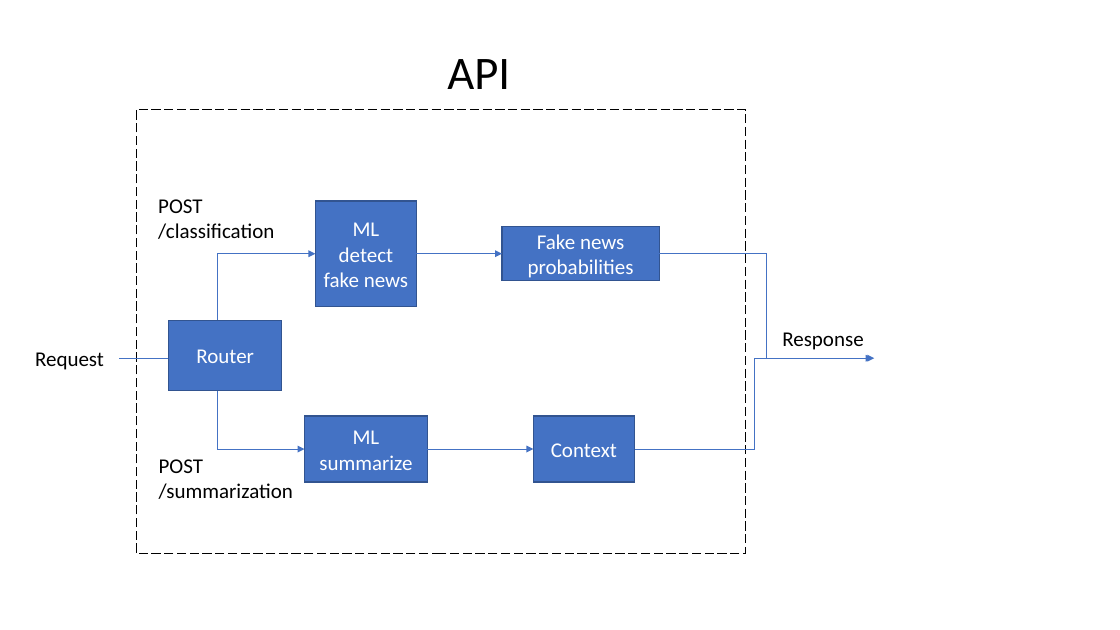
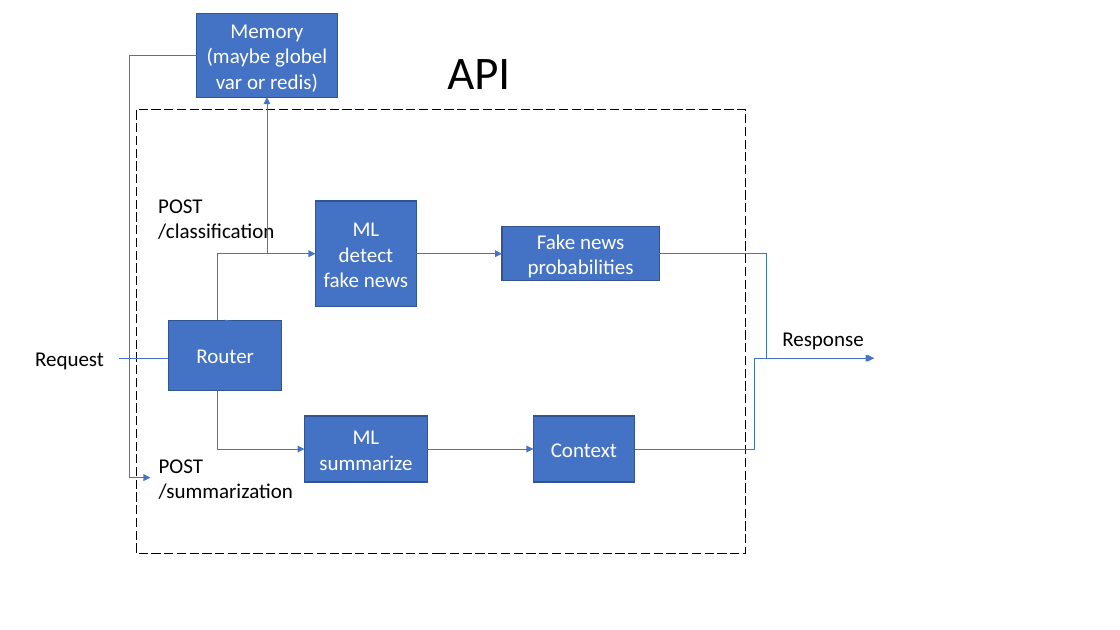
Before and after one commit to nuttapol-kor/fake-news-project, a slide deck: slide 7 of Presentation1.pptx. Drawn at 1120x630 pixels with LibreOffice and Linux fonts; fonts in the diff are those of the drawing. Boxes give left, top, right and bottom in pixels: in the first picture for what was removed or moved away, otherwise in the second. Text is boxed around its words. In the diff, an @@ line names an element or a change of style, - is before the commit and + after.

```diff
--- a/Presentation1.pptx
+++ b/Presentation1.pptx
@@ rectangle added at [197,13,337,97], fill #4472C4, outline #325491 1 pt, 18 pt, text #FFFFFF @@
+Memory (maybe globel var or redis)
@@ elbow arrow added from (197, 55) to (150, 478), #4472C4 0.5 pt @@
@@ elbow arrow added from (267, 254) to (267, 97), #4472C4 0.5 pt @@
```
Also in this commit, not shown: 1 other slide changed, 5 other files.
